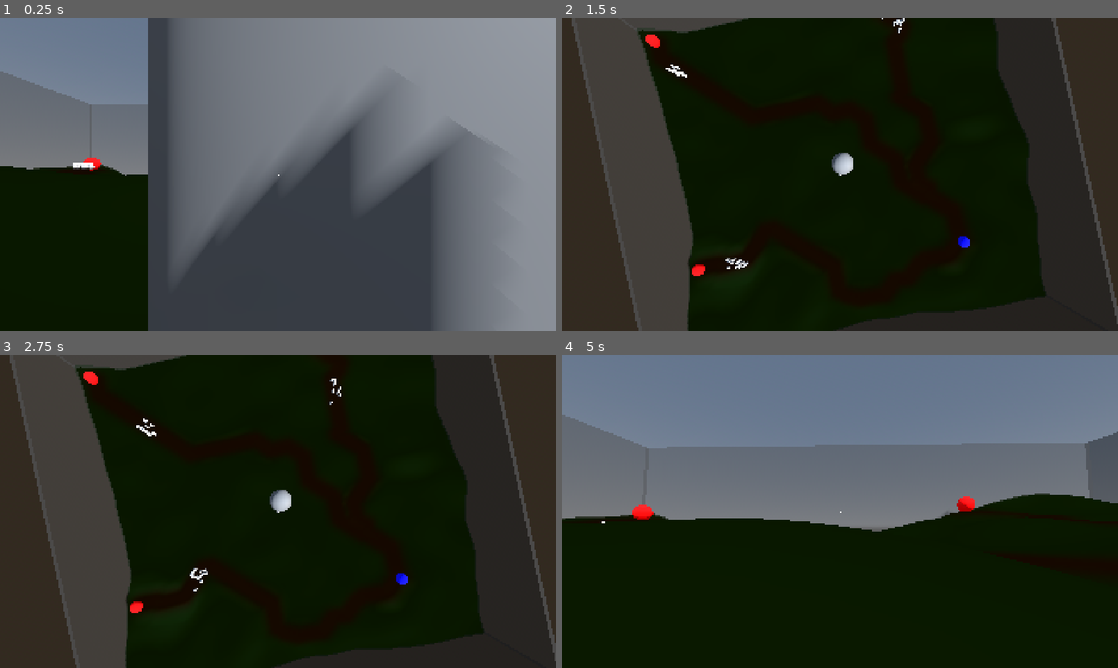
Above: before the commit, frames 1-4 (two rows, left to right).
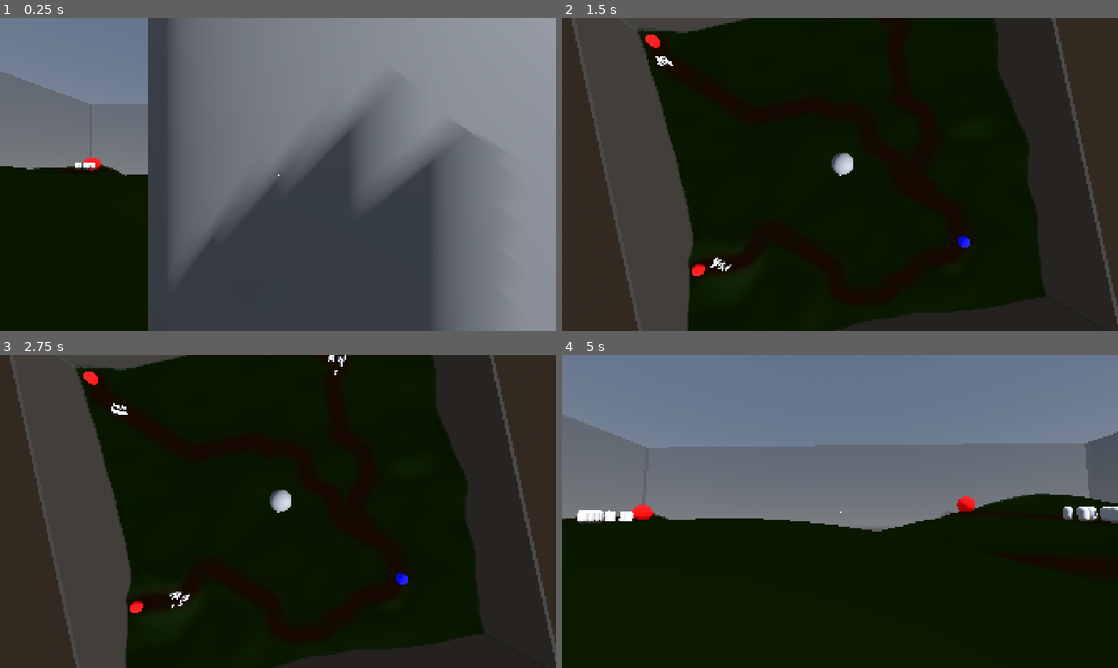
Above: after the commit, the same moments.

Repository: dchaffey/vsi-project
Game: Godot game, scene res://scenes/node_3d.tscn
Two runs of this game, one before a commit and one after it. Both use one fixed random seed, a clock stepped at 60 frames per second and the inputs below.
Inputs (mouse positions are in pixels of both pictures, inside the frame that each line leads up to):
- Up to frame 1 (0.25 s): no input
- Up to frame 2 (1.5 s): tap Enter at 0.5 s; move the mouse to (867, 174) at 0.52 s; hold W from 0.53 s (still down); tap B at 0.6 s; tap Space at 0.77 s; move the mouse to (812, 174) at 1.27 s; tap Q at 1.35 s
- Up to frame 3 (2.75 s): keep holding W; tap Space at 1.52 s; move the mouse to (289, 505) at 2.02 s; tap E at 2.1 s
- Up to frame 4 (5 s): keep holding W; move the mouse to (834, 517) at 2.77 s; tap B at 2.85 s; tap Space at 3.02, 3.77, 4.52 s; move the mouse to (878, 514) at 3.52 s; tap Q at 3.6 s; move the mouse to (795, 508) at 4.27 s; tap E at 4.35 s

The runs differ from the first frame. In frame 1, less than 0.1% of the frame differs, in the area x 13-18%, y 46-49%; in frame 2, 0.3%; in frame 3, 0.4%; in frame 4, 0.7%, in the area x 2-100%, y 48-54%.

Commit message:
fixed zipping

Diff:
--- a/project.godot
+++ b/project.godot
@@ -20,7 +20,6 @@
 window/size/viewport_width=1920
 window/size/viewport_height=1080
 window/stretch/mode="canvas_items"
-window/stretch/aspect="keep"
 
 [physics]
 
--- a/scripts/enemy.gd
+++ b/scripts/enemy.gd
@@ -6,7 +6,7 @@
 var terrain: StaticBody3D
 
 ## Movement speed in world units per second.
-var move_speed: float = 15.0
+var move_speed: float = 10.0
 ## How strongly the enemy is pulled toward the terrain surface height.
 var height_correction_strength: float = 10.0
 ## Half-size of the axis-aligned rectangle around the goal used for arrival
@@ -176,14 +176,22 @@
 		var t := clampf(1.0 - hp / max_hp, 0.0, 1.0)
 		_material.albedo_color = _COLOR_FULL_HP.lerp(_COLOR_LOW_HP, t)
 
-
 ## Teleport the enemy back to a random road start position.
 func _respawn_at_start() -> void:
 	if _start_positions.size() == 0:
 		return
 
 	var start_pos: Vector3 = _start_positions[_rng.randi_range(0, _start_positions.size() - 1)]
-	global_position = start_pos + Vector3(0.0, 2.0, 0.0)
+	var new_pos := start_pos + Vector3(0.0, 2.0, 0.0)
+
+	# Set position directly. In Godot 4, this is the standard way to teleport
+	# a RigidBody3D from within _physics_process.
+	global_position = new_pos
+
+	# Stop the visual "zipping" effect caused by physics interpolation.
+	if has_method("reset_physics_interpolation"):
+		reset_physics_interpolation()
+
 	linear_velocity = Vector3.ZERO
 	angular_velocity = Vector3.ZERO
 	hp = max_hp
Binary file removed: assets/terrain_map.png
Not shown, removed: assets/terrain_map.png.import
Not shown, removed: assets/terrain_map.xcf
